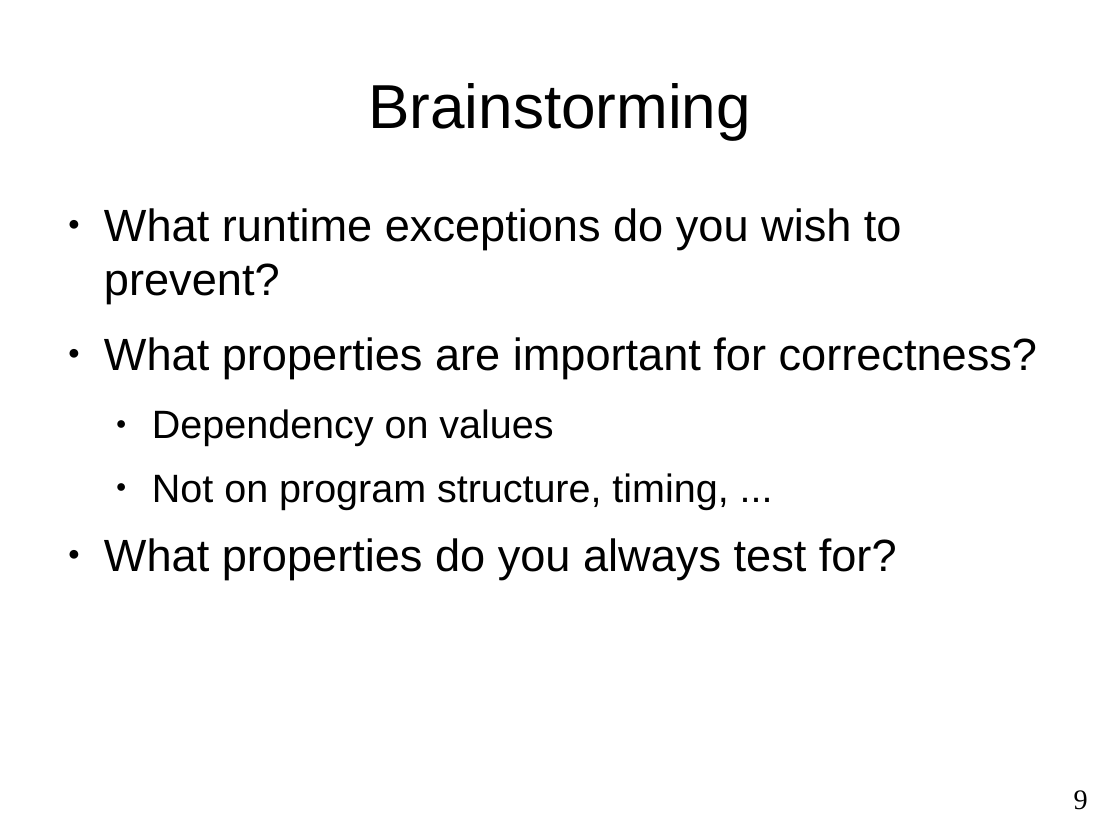
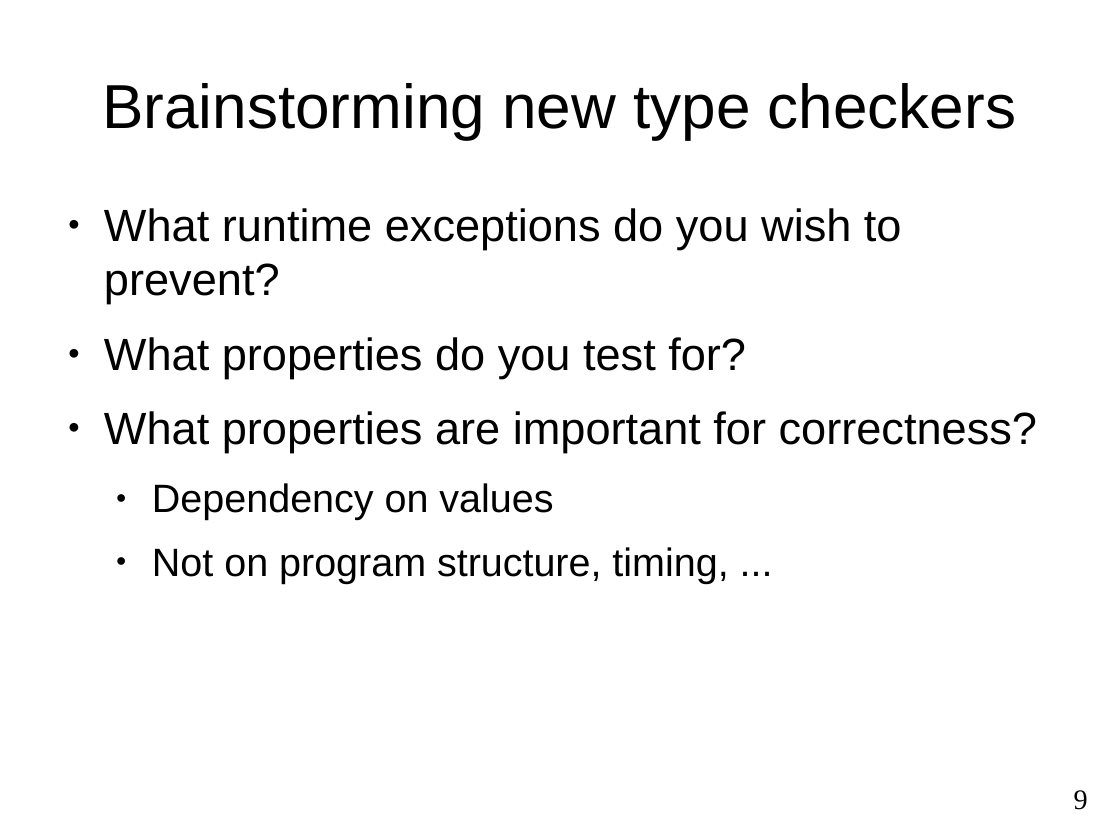
Before and after one commit to reprogrammer/checker-framework, a slide deck: slide 9 of demos/2011-OSBridge/usage.odp. Drawn at 1120x840 pixels with LibreOffice and Linux fonts; fonts in the diff are those of the drawing. Boxes give left, top, right and bottom in pixels: in the first picture for what was removed or moved away, otherwise in the second. Text is boxed around its words. In the diff, an @@ line names an element or a change of style, - is before the commit and + after.

```diff
--- a/demos/2011-OSBridge/usage.odp
+++ b/demos/2011-OSBridge/usage.odp
@@ title at bbox=[102, 83, 1016, 139]: text changed @@
-Brainstorming
+Brainstorming new type checkers
@@ text at bbox=[104, 337, 746, 378]: paragraph added @@
+● What properties do you test for?
@@ text at bbox=[104, 538, 897, 579]: paragraph removed @@
-● What properties do you always test for?
```
Also in this commit, not shown: 4 other slides changed, 2 other files.
